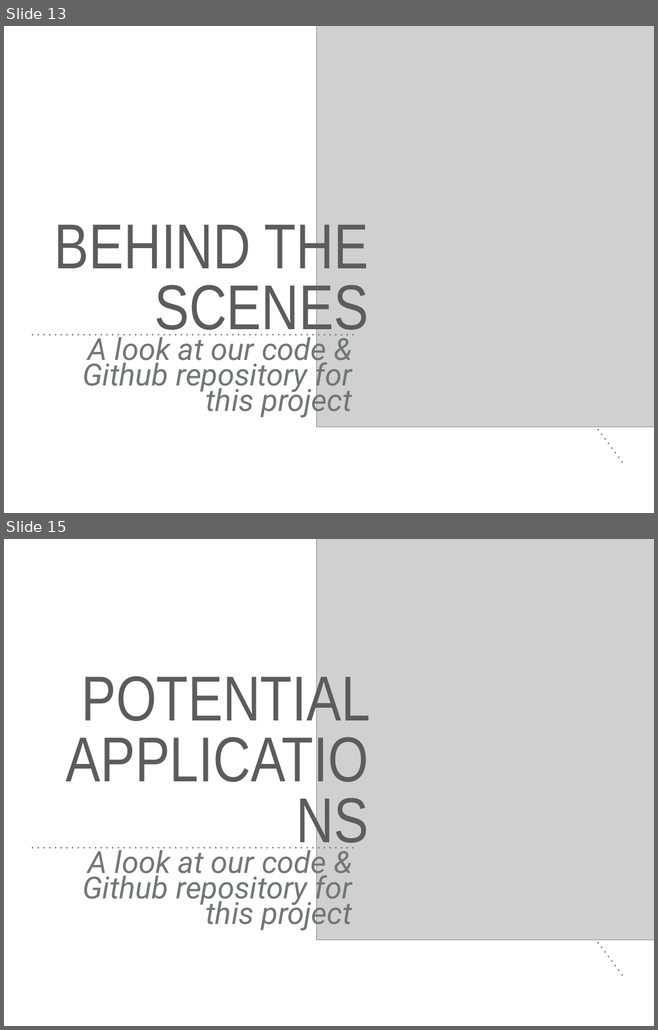
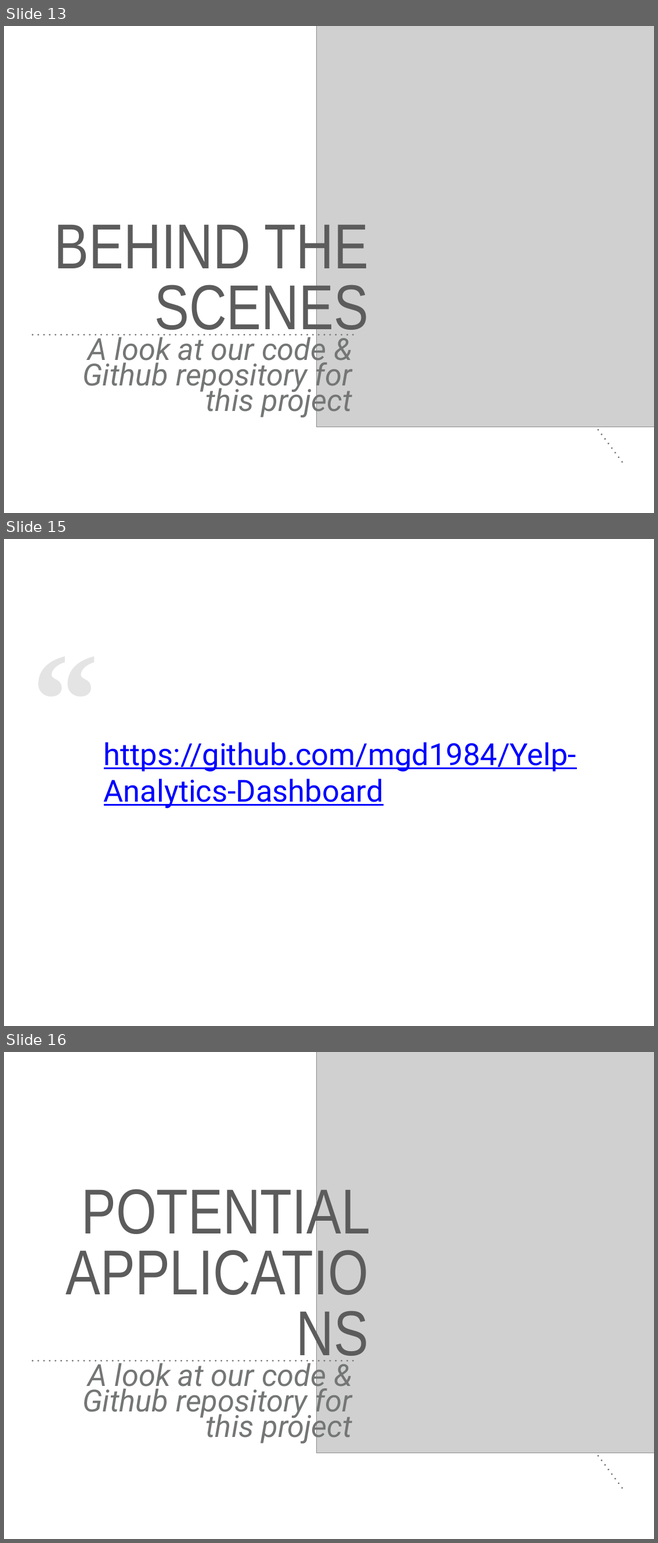
Before and after one commit to mgd1984/Yelp-Analytics-Dashboard, a slide deck: Yelp Biz Ops Dashboard Presentation .pptx. Shown one above the other, each under a label of ours: slides 13 and 15 before the commit, slides 13, 15 and 16 after it; the slides between them are not shown. The pictures are 658x1030 and 658x1543 pixels, drawn with LibreOffice and Linux fonts; fonts in the diff are those of the drawing; grey boxes stand for pictures. Boxes give left, top, right and bottom in pixels: in the first picture for what was removed or moved away, otherwise in the second. Text is boxed around its words. In the diff, an @@ line names an element or a change of style, - is before the commit and + after.

Commit message:
updated Biz Ops Dashboard Slide Decks (in both formats)

```diff
--- a/Yelp Biz Ops Dashboard Presentation .pptx
+++ b/Yelp Biz Ops Dashboard Presentation .pptx
@@ slide 15 added at <box>4,539,654,1026</box>, background #FFFFFF @@
@@ text added at <box>30,628,115,786</box>, 210 pt, text #E4E4E4, bold @@
+“
@@ text added at <box>104,742,576,809</box>, 48 pt, text #0000FF, underline @@
+https://github.com/mgd1984/Yelp-Analytics-Dashboard
@@ what was slide 15 is now slide 16 @@
```
Also in this commit, not shown: 2 slides changed, 4 other slides added, 3 slides removed, 1 other file.
